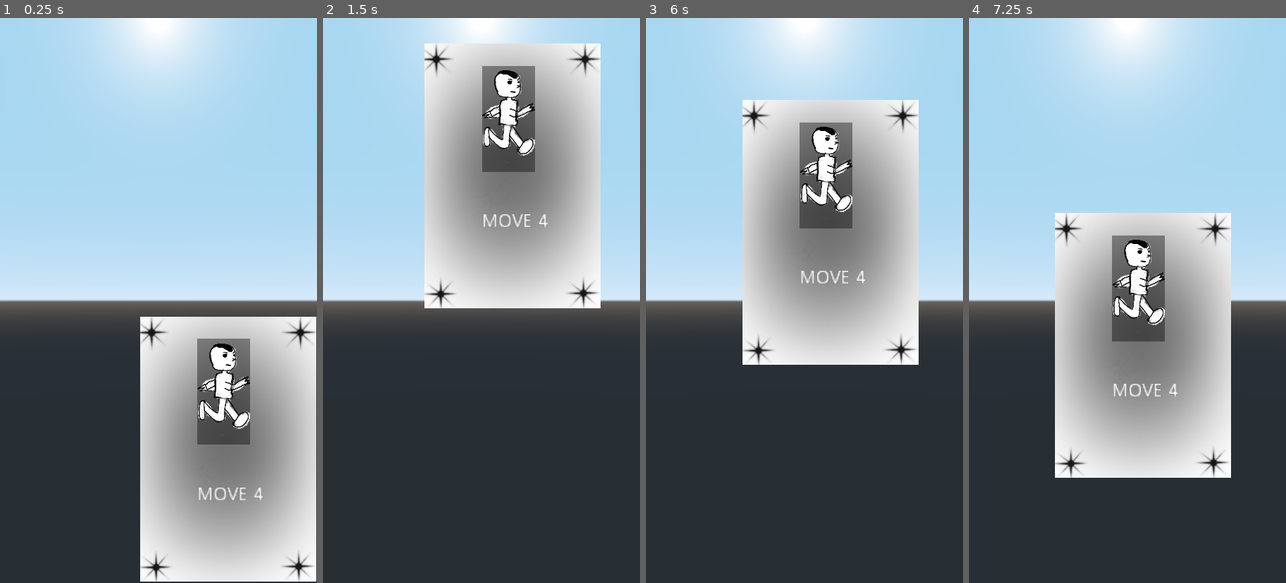
Above: before the commit, frames 1-4 (left to right).
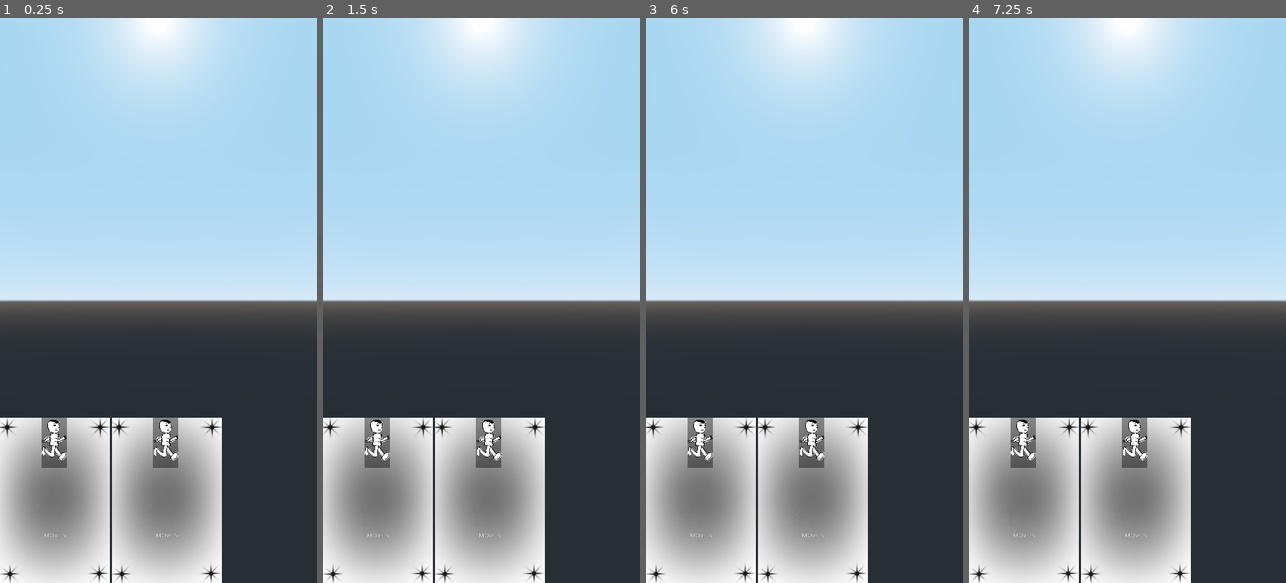
Above: after the commit, the same moments.

Repository: richardbonneau/space-rogue
Game: Godot game, scene res://Scenes/Main.tscn
The game is run twice, just before and just after one commit, with the same random seed, the same clock (stepped at 60 frames per second) and the same inputs.
Inputs (mouse positions are in pixels of both pictures, inside the frame that each line leads up to):
- Up to frame 1 (0.25 s): no input
- Up to frame 2 (1.5 s): tap Enter at 0.5 s; drag from (551, 447) to (513, 176) at 0.52 s; tap Space at 1.25 s; drag from (418, 328) to (465, 413) at 1.27 s
- Up to frame 3 (6 s): tap Enter at 2, 3.5 s; move the mouse to (836, 176) at 2.02 s; click (836, 176) at 2.17 s; tap Space at 2.75, 4.25 s; drag from (788, 413) to (709, 215) at 2.77 s; move the mouse to (899, 385) at 3.52 s; click (899, 385) at 3.67 s; drag from (709, 215) to (756, 159) at 4.27 s; move the mouse to (820, 300) at 5.02 s; click (820, 300) at 5.17 s; drag from (756, 159) to (741, 328) at 5.77 s
- Up to frame 4 (7.25 s): move the mouse to (1197, 272) at 6.52 s; click (1197, 272) at 6.67 s

The runs differ from the first frame. In frame 1, 37% of the frame differs, in the area x 0-100%, y 52-100%; in frame 2, 45%; in frame 3, 46%, in the area x 0-86%, y 14-100%; in frame 4, 40%.

Commit message:
in a good place

Diff:
--- a/Scenes/Card.tscn
+++ b/Scenes/Card.tscn
@@ -2,44 +2,33 @@
 
 [ext_resource path="res://Sprites/mockcard.png" type="Texture" id=1]
 [ext_resource path="res://Sprites/stan2.png" type="Texture" id=2]
-[ext_resource path="res://Scenes/Card.gd" type="Script" id=3]
+[ext_resource path="res://Scripts/Card.gd" type="Script" id=3]
 
 [node name="Card" type="TextureRect"]
-anchor_left = 0.735702
-anchor_top = 0.799536
-anchor_right = 0.735702
-anchor_bottom = 0.799536
-margin_left = -212.0
-margin_top = -346.0
-margin_right = 188.0
-margin_bottom = 254.0
+margin_right = 250.0
+margin_bottom = 375.0
+rect_min_size = Vector2( 250, 375 )
 texture = ExtResource( 1 )
+expand = true
 script = ExtResource( 3 )
-__meta__ = {
-"_edit_group_": true,
-"_edit_use_anchors_": true
-}
-
-[node name="TextureRect" type="TextureRect" parent="."]
-margin_left = 130.167
-margin_top = 50.0
-margin_right = 530.167
-margin_bottom = 850.0
-rect_scale = Vector2( 0.3, 0.3 )
-texture = ExtResource( 2 )
 __meta__ = {
 "_edit_use_anchors_": false
 }
 
+[node name="AbilityImage" type="TextureRect" parent="."]
+anchor_left = 0.375
+anchor_right = 0.605
+anchor_bottom = 0.305
+margin_left = -1.52588e-05
+texture = ExtResource( 2 )
+expand = true
+
 [node name="Label" type="Label" parent="."]
-margin_left = 130.167
-margin_top = 383.406
-margin_right = 180.167
-margin_bottom = 397.406
-rect_scale = Vector2( 3, 3 )
-text = "Move 4"
+anchor_top = 0.697
+anchor_right = 1.0
+anchor_bottom = 1.0
+margin_top = -0.200012
+text = "Move 5"
+align = 1
 uppercase = true
-__meta__ = {
-"_edit_use_anchors_": false
-}
 [connection signal="gui_input" from="." to="." method="_on_Card_gui_input"]
--- a/Scenes/Main.tscn
+++ b/Scenes/Main.tscn
@@ -1,6 +1,6 @@
 [gd_scene load_steps=4 format=2]
 
-[ext_resource path="res://Scenes/Main.gd" type="Script" id=1]
+[ext_resource path="res://Scripts/Main.gd" type="Script" id=1]
 [ext_resource path="res://Scenes/Card.tscn" type="PackedScene" id=2]
 [ext_resource path="res://Scenes/GameBoard.tscn" type="PackedScene" id=3]
 
@@ -11,7 +11,17 @@
 
 [node name="Camera" type="Camera" parent="GameBoard"]
 
-[node name="Deck" type="Node" parent="."]
+[node name="Deck" type="HBoxContainer" parent="."]
+anchor_top = 1.0
+anchor_right = 1.0
+anchor_bottom = 1.0
+margin_top = -375.0
+__meta__ = {
+"_edit_use_anchors_": false
+}
 
 [node name="Card" parent="Deck" instance=ExtResource( 2 )]
-position = Vector2( 610.763, 1122.68 )
+
+[node name="Card2" parent="Deck" instance=ExtResource( 2 )]
+margin_left = 254.0
+margin_right = 504.0
--- a/Scenes/Card.gd
+++ b/Scripts/Card.gd
@@ -1,14 +1,22 @@
 extends TextureRect
 
 var drag_position = null
+var position_before_drag = null
+
+func _ready():
+	position_before_drag = self.rect_position
 
 
 
 func _on_Card_gui_input(event):
 	if event is InputEventMouseButton and event.button_index == BUTTON_LEFT:
+		print("click event")
 		if event.pressed:
 			drag_position = get_global_mouse_position() - rect_global_position
-		else: drag_position = null
+		else:
+			drag_position = null
+			self.rect_position = position_before_drag
 
 	if event is InputEventMouseMotion and drag_position:
+		print("motion event")
 		rect_global_position = get_global_mouse_position() - drag_position
--- /dev/null
+++ b/Scripts/Deck.gd
@@ -0,0 +1,6 @@
+extends Node
+
+
+
+func _ready():
+	pass # Replace with function body.
Renamed: Scenes/Main.gd -> Scripts/Main.gd
